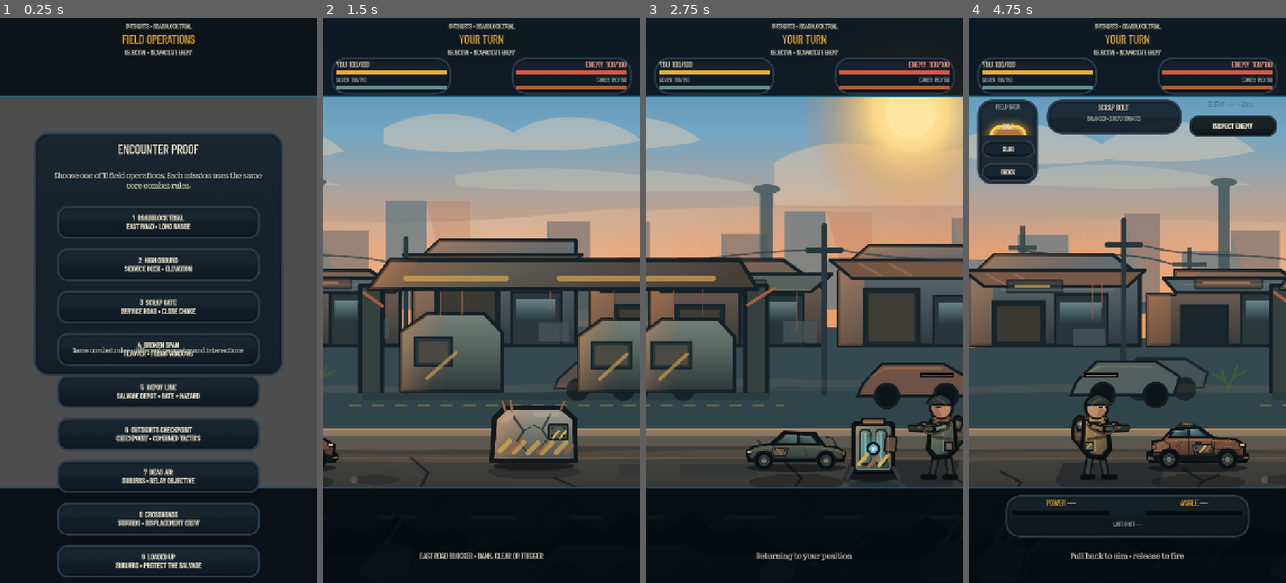
Above: before the commit, frames 1-4 (left to right).
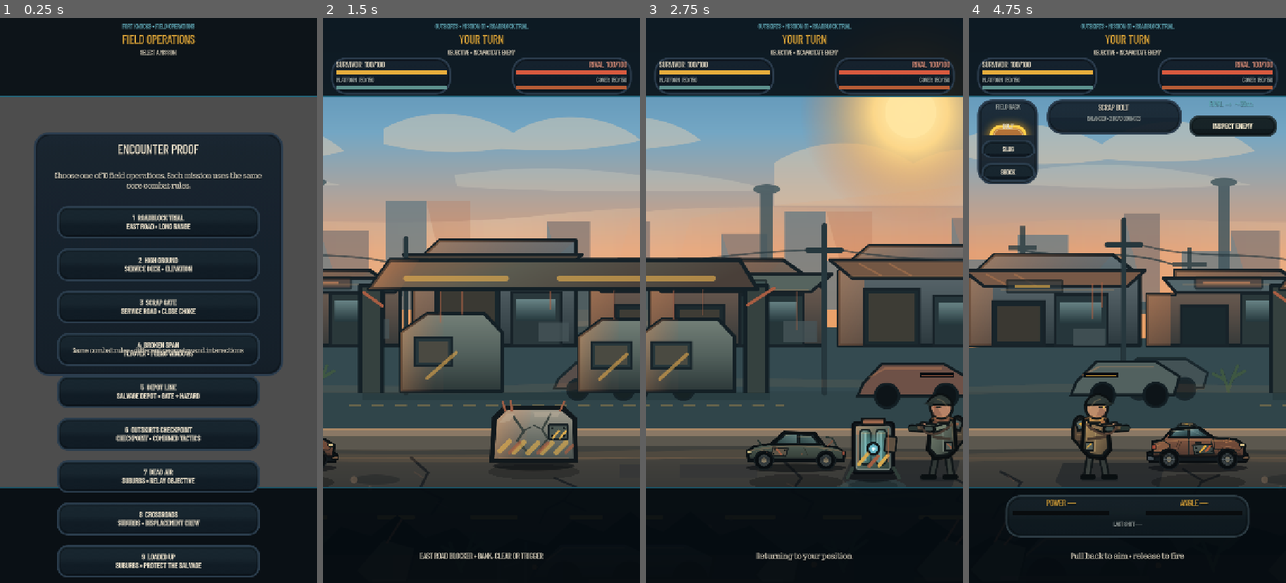
Above: after the commit, the same moments.

Repository: phantompixel-developer/FortKnocks
Game: Godot game, scene res://game/battle/battle.tscn
Two runs of this game, one before a commit and one after it. Both use one fixed random seed, a clock stepped at 60 frames per second and the inputs below. This scene is started directly instead of the project's main scene.
Inputs (mouse positions are in pixels of both pictures, inside the frame that each line leads up to):
- Up to frame 1 (0.25 s): no input
- Up to frame 2 (1.5 s): click "1 ROADBLOCK TRIAL EAST ROAD •…" at 0.5 s; click "BEGIN ENCOUNTER" at 1.25 s
- Up to frame 3 (2.75 s): move the mouse to (874, 272) at 2.02 s; click (874, 272) at 2.17 s
- Up to frame 4 (4.75 s): drag from (1064, 328) to (1111, 413) at 2.77 s; click "INSPECT ENEMY" at 3.5 s; click "RETURN TO SHOOTER" at 4.25 s

The runs differ from the first frame. In frame 1, 0.4% of the frame differs, in the area x 38-62%, y 1-7%; in frame 2, 0.5%; in frame 3, 0.5%; in frame 4, 0.6%, in the area x 4-96%, y 1-16%.

Commit message:
feat: align battle presentation with off-screen tactical UX

Diff:
--- a/game/battle/battle_controller.gd
+++ b/game/battle/battle_controller.gd
@@ -51,6 +51,8 @@
 @onready var aim_guide: AimGuide = $AimGuide
 
 @onready var hud_root: Control = $HUD/Root
+@onready var mission_context_label: Label = $HUD/Root/MissionContextLabel
+@onready var mission_objective_label: Label = $HUD/Root/MissionObjectiveLabel
 @onready var player_status_card: ColorRect = $HUD/Root/PlayerStatusCard
 @onready var enemy_status_card: ColorRect = $HUD/Root/EnemyStatusCard
 @onready var health_label: Label = $HUD/Root/PlayerStatusCard/HealthLabel
@@ -92,6 +94,10 @@
 @onready var weapon_role_label: Label = $HUD/Root/WeaponInfoCard/WeaponRoleLabel
 @onready var power_label: Label = $HUD/Root/ControlDeck/PowerLabel
 @onready var angle_label: Label = $HUD/Root/ControlDeck/AngleLabel
+@onready var power_bar_back: ColorRect = $HUD/Root/ControlDeck/PowerBarBack
+@onready var power_bar_fill: ColorRect = $HUD/Root/ControlDeck/PowerBarFill
+@onready var angle_bar_back: ColorRect = $HUD/Root/ControlDeck/AngleBarBack
+@onready var angle_bar_fill: ColorRect = $HUD/Root/ControlDeck/AngleBarFill
 @onready var last_shot_label: Label = $HUD/Root/ControlDeck/LastShotLabel
 @onready var scrap_bolt_button: Button = $HUD/Root/WeaponTray/ScrapBolt
 @onready var heavy_slug_button: Button = $HUD/Root/WeaponTray/HeavySlug
@@ -171,6 +177,8 @@
 var _hud_base_offsets: Dictionary = {}
 
 func _style_live_hud() -> void:
+	mission_context_label.add_theme_color_override("font_color", ThemeScript.COLD)
+	mission_objective_label.add_theme_color_override("font_color", ThemeScript.BONE)
 	turn_label.add_theme_color_override("font_color", ThemeScript.HAZARD)
 	health_label.add_theme_color_override("font_color", ThemeScript.BONE)
 	player_cover_label.add_theme_color_override("font_color", ThemeScript.MUTED)
@@ -216,6 +224,8 @@
 func _capture_hud_layout() -> void:
 	_hud_base_offsets.clear()
 	for item in [
+		mission_context_label,
+		mission_objective_label,
 		player_status_card,
 		enemy_status_card,
 		turn_label,
@@ -261,6 +271,8 @@
 	_set_hud_control_shift(enemy_status_card, Vector2(right_shift, top_shift))
 	_set_hud_control_shift(inspect_button, Vector2(right_shift, top_shift))
 
+	_set_hud_control_shift(mission_context_label, Vector2(center_shift_x, top_shift))
+	_set_hud_control_shift(mission_objective_label, Vector2(center_shift_x, top_shift))
 	_set_hud_control_shift(turn_label, Vector2(center_shift_x, top_shift))
 	_set_hud_control_shift(weapon_info_card, Vector2(center_shift_x, top_shift))
 	_set_hud_control_shift(inspect_banner, Vector2(center_shift_x, top_shift))
@@ -393,6 +405,8 @@
 	call_deferred("_apply_hud_safe_area")
 	_set_weapon_buttons_enabled(false)
 	_update_last_shot_display()
+	_update_aim_meters(0.0, 0.0)
+	_update_mission_context()
 	_update_hud()
 
 	if _campaign_managed and _prepared_mission != null:
@@ -423,6 +437,8 @@
 	enemy_status_card.visible = false
 	health_label.visible = false
 	enemy_health_label.visible = false
+	mission_context_label.text = "FORT KNOCKS • FIELD OPERATIONS"
+	mission_objective_label.text = "SELECT A MISSION"
 	turn_label.text = "FIELD OPERATIONS"
 	turn_label.add_theme_color_override("font_color", ThemeScript.HAZARD)
 	picker_briefing_label.text = "Choose one of %d field operations. Each mission uses the same core combat rules." % _missions.size()
@@ -459,6 +475,7 @@
 		return
 
 	_current_mission = definition
+	_update_mission_context()
 	_completion_emitted = false
 	_progression_reward = 0
 	_mission_deploying = false
@@ -588,6 +605,7 @@
 	_aim_angle_degrees = 0.0
 	power_label.text = "POWER 0%"
 	angle_label.text = "ANGLE —"
+	_update_aim_meters(0.0, 0.0)
 	hint_label.text = (
 		"%s • SPOTTER PRECISION PREVIEW" % _selected_weapon.display_name
 		if _spotter_preview_active()
@@ -605,6 +623,7 @@
 		_aim_angle_degrees = 0.0
 		power_label.text = "POWER 0%"
 		angle_label.text = "ANGLE —"
+		_update_aim_meters(0.0, 0.0)
 		aim_guide.clear()
 		return
 
@@ -621,6 +640,7 @@
 	aim_guide.show_prediction(player.get_launch_origin(), _aim_velocity, constrained_pullback)
 	power_label.text = "POWER %d%%" % int(round(_aim_power * 100.0))
 	angle_label.text = "ANGLE %d°" % int(round(_aim_angle_degrees))
+	_update_aim_meters(_aim_power, _aim_angle_degrees)
 
 func _end_drag(screen_position: Vector2) -> void:
 	if not _dragging:
@@ -637,6 +657,7 @@
 		_update_enemy_locator()
 		power_label.text = "POWER —"
 		angle_label.text = "ANGLE —"
+		_update_aim_meters(0.0, 0.0)
 		hint_label.text = "Pull back to aim • release to fire"
 		return
 
@@ -654,6 +675,7 @@
 	aim_guide.clear()
 	power_label.text = "POWER —"
 	angle_label.text = "ANGLE —"
+	_update_aim_meters(0.0, 0.0)
 	hint_label.text = "%s selected" % definition.display_name
 	_update_weapon_panel()
 	_update_weapon_buttons()
@@ -739,6 +761,7 @@
 	last_impact_marker.visible = false
 	power_label.text = "POWER —"
 	angle_label.text = "ANGLE —"
+	_update_aim_meters(0.0, 0.0)
 	turn_label.text = "YOUR TURN"
 	turn_label.add_theme_color_override("font_color", ThemeScript.HAZARD)
 
@@ -1613,9 +1636,9 @@
 	_update_hud()
 
 func _update_hud() -> void:
-	health_label.text = "YOU  %d/%d" % [player.health, player.max_health]
-	player_cover_label.text = "COVER  %d/%d" % [player_cover.health, player_cover.max_health]
-	enemy_health_label.text = "ENEMY  %d/%d" % [enemy.health, enemy.max_health]
+	health_label.text = "SURVIVOR  %d/%d" % [player.health, player.max_health]
+	player_cover_label.text = "PLATFORM  %d/%d" % [player_cover.health, player_cover.max_health]
+	enemy_health_label.text = "RIVAL  %d/%d" % [enemy.health, enemy.max_health]
 	enemy_cover_label.text = "COVER  %d/%d" % [enemy_cover.health, enemy_cover.max_health]
 	_update_status_bar(player_health_bar_back, player_health_bar_fill, player.health, player.max_health, ThemeScript.HAZARD)
 	_update_status_bar(player_cover_bar_back, player_cover_bar_fill, player_cover.health, player_cover.max_health, ThemeScript.OXIDE)
@@ -1625,6 +1648,37 @@
 		_update_enemy_locator()
 	if target_card.visible:
 		_update_target_card()
+
+func _update_mission_context() -> void:
+	if mission_context_label == null or mission_objective_label == null:
+		return
+	if _current_mission == null:
+		mission_context_label.text = "FORT KNOCKS • FIELD OPERATIONS"
+		mission_objective_label.text = "SELECT A MISSION"
+		return
+	mission_context_label.text = "%s • MISSION %02d • %s" % [
+		_mission_region_text(_current_mission),
+		maxi(1, _current_mission.campaign_order),
+		_current_mission.display_name.to_upper(),
+	]
+	mission_objective_label.text = "OBJECTIVE • %s" % _current_mission.objective_text.to_upper()
+
+
+func _update_aim_meters(power_ratio: float, angle_degrees: float) -> void:
+	if power_bar_back != null and power_bar_fill != null:
+		var power_width := power_bar_back.offset_right - power_bar_back.offset_left
+		power_bar_fill.offset_left = power_bar_back.offset_left
+		power_bar_fill.offset_right = power_bar_back.offset_left + power_width * clampf(power_ratio, 0.0, 1.0)
+		power_bar_fill.color = ThemeScript.RUST if power_ratio >= 0.82 else ThemeScript.HAZARD
+	if angle_bar_back != null and angle_bar_fill != null:
+		var angle_width := angle_bar_back.offset_right - angle_bar_back.offset_left
+		var angle_ratio := 0.0
+		if angle_degrees > 0.0:
+			angle_ratio = clampf((angle_degrees - 10.0) / 70.0, 0.0, 1.0)
+		angle_bar_fill.offset_left = angle_bar_back.offset_left
+		angle_bar_fill.offset_right = angle_bar_back.offset_left + angle_width * angle_ratio
+		angle_bar_fill.color = ThemeScript.COLD
+
 
 func _update_status_bar(
 	back: ColorRect,
@@ -1712,7 +1766,7 @@
 	var delta_x := enemy.global_position.x - player.global_position.x
 	var arrow := "→" if delta_x >= 0.0 else "←"
 	var approximate_metres := maxi(1, int(round(absf(delta_x) / 40.0)))
-	enemy_locator_label.text = "ENEMY %s  ~%dm" % [arrow, approximate_metres]
+	enemy_locator_label.text = "RIVAL %s  ~%dm" % [arrow, approximate_metres]
 
 func _restart() -> void:
 	if _campaign_managed:
